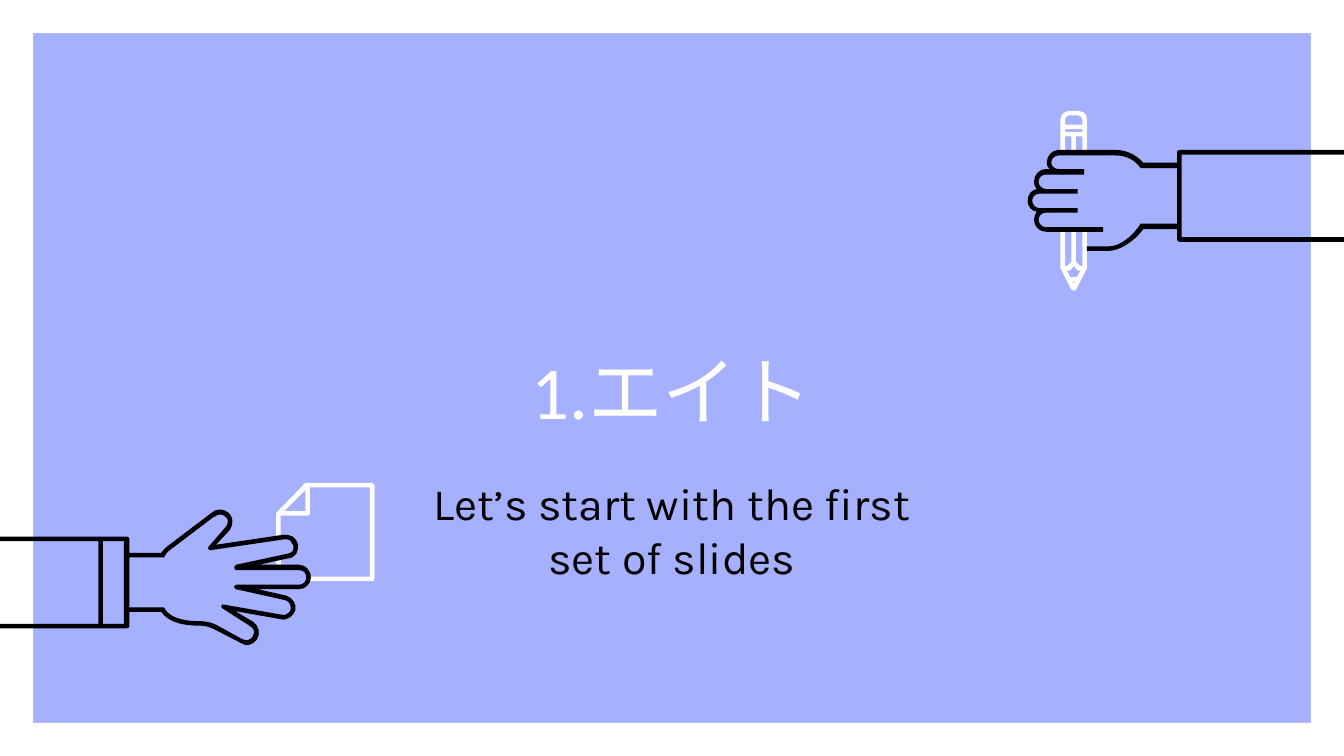
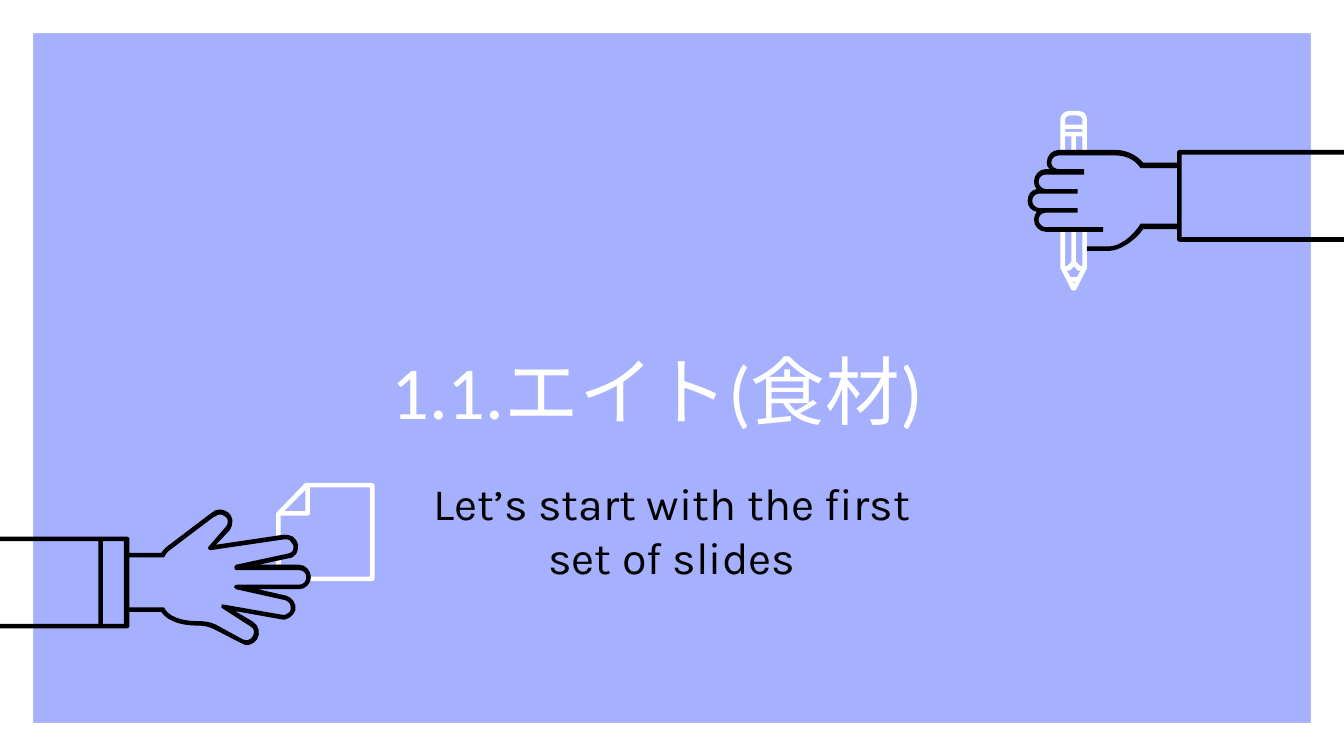
Before and after one commit to trungdung70199/Shifuto, a slide deck: slide 5 of Order.pptx. Drawn at 1344x756 pixels with LibreOffice and Linux fonts; fonts in the diff are those of the drawing. Boxes give left, top, right and bottom in pixels: in the first picture for what was removed or moved away, otherwise in the second. Text is boxed around its words. In the diff, an @@ line names an element or a change of style, - is before the commit and + after.

```diff
--- a/Order.pptx
+++ b/Order.pptx
@@ title at [391, 358, 922, 429]: text changed @@
-1.エイト
+1.1.エイト(食材)
```
Also in this commit, not shown: 12 other slides changed, 12 slides added.
